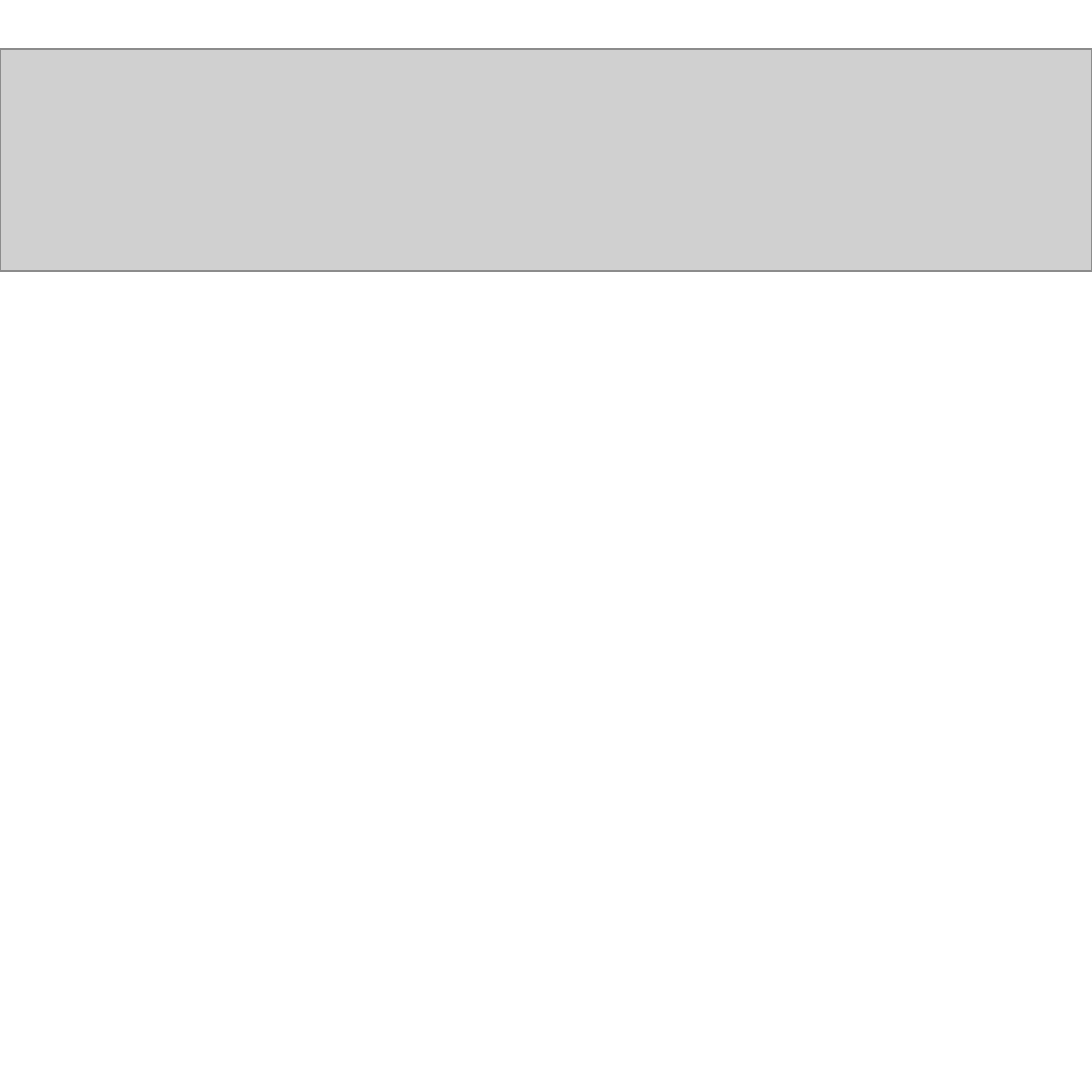
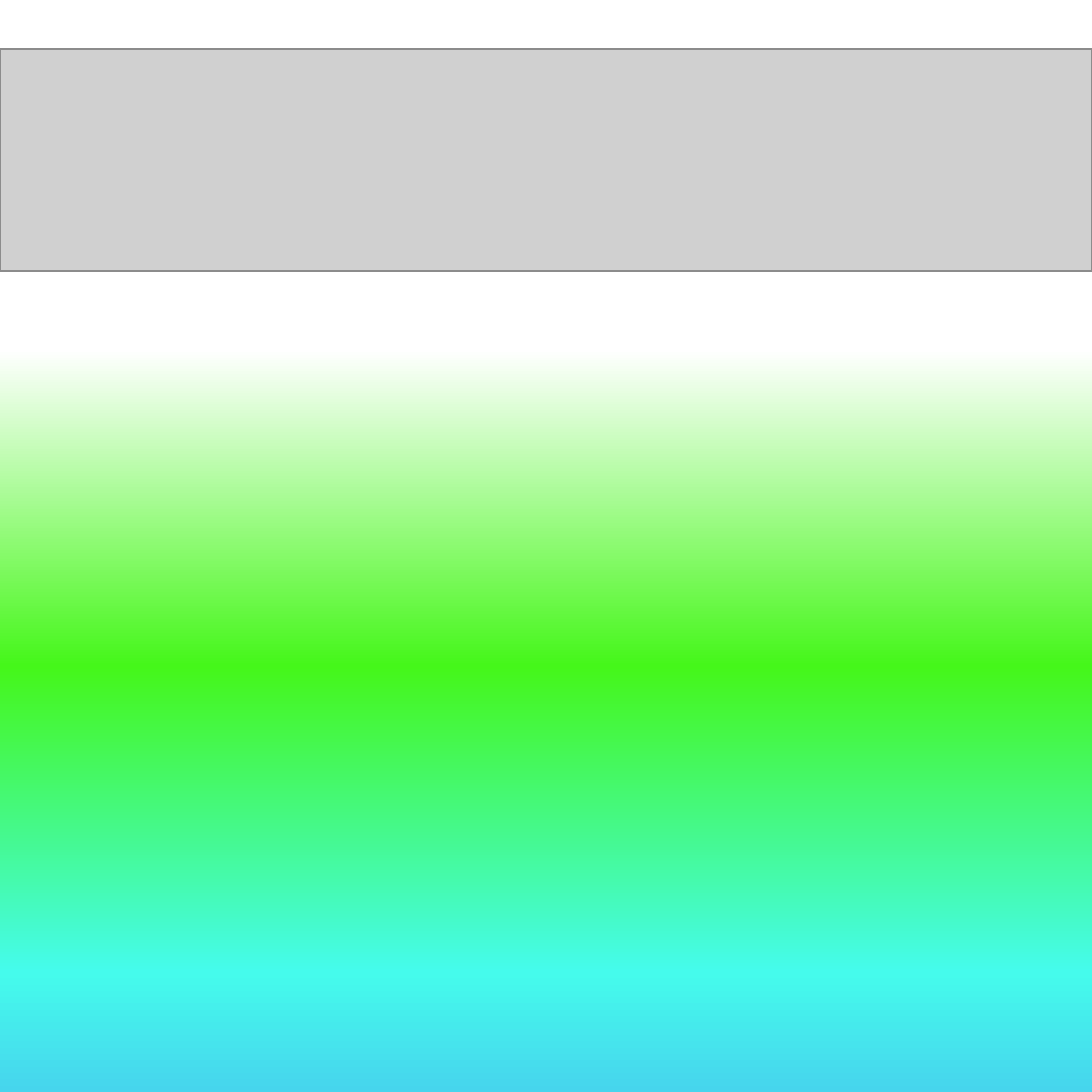
Before and after one commit to andreashlarsen/SAStutorials, a slide deck: slide 1 of Resources/SAS_Portal.pptx. Drawn at 1092x1092 pixels with LibreOffice and Linux fonts; fonts in the diff are those of the drawing; grey boxes stand for pictures; background and template pictures are left out. Boxes give left, top, right and bottom in pixels: in the first picture for what was removed or moved away, otherwise in the second. Text is boxed around its words. In the diff, an @@ line names an element or a change of style, - is before the commit and + after.

```diff
--- a/Resources/SAS_Portal.pptx
+++ b/Resources/SAS_Portal.pptx
@@ background #FFFFFF to gradient #FFFFFF to #45F71A to #45FBEC to #46D5ED @@
```
Also in this commit, not shown: 9 other files.
